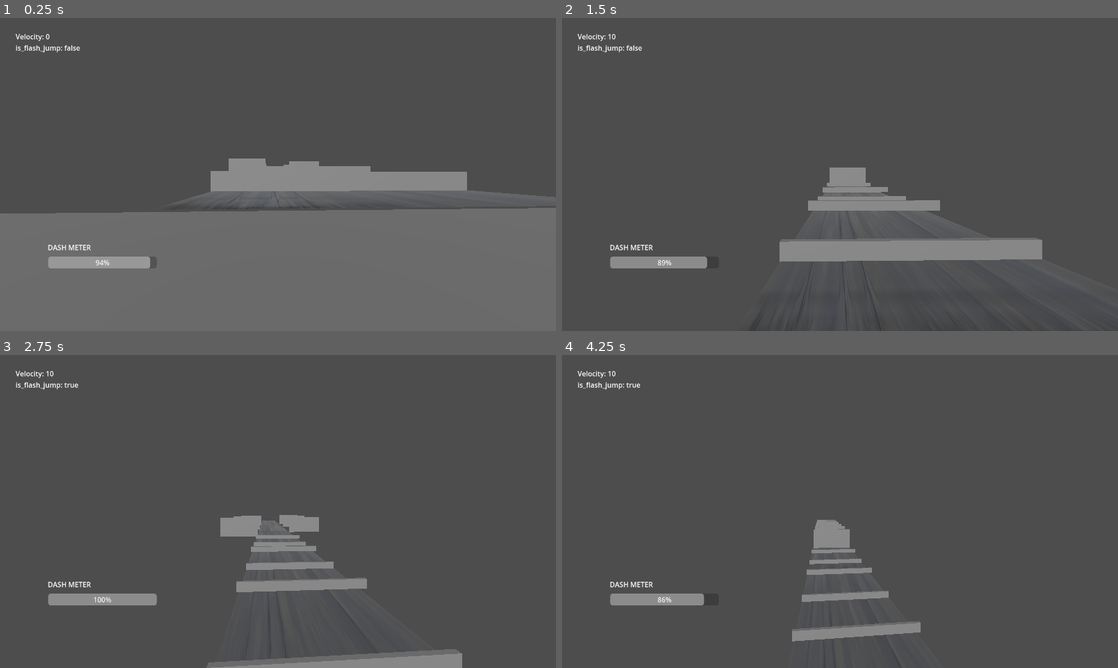
Above: before the commit, frames 1-4 (two rows, left to right).
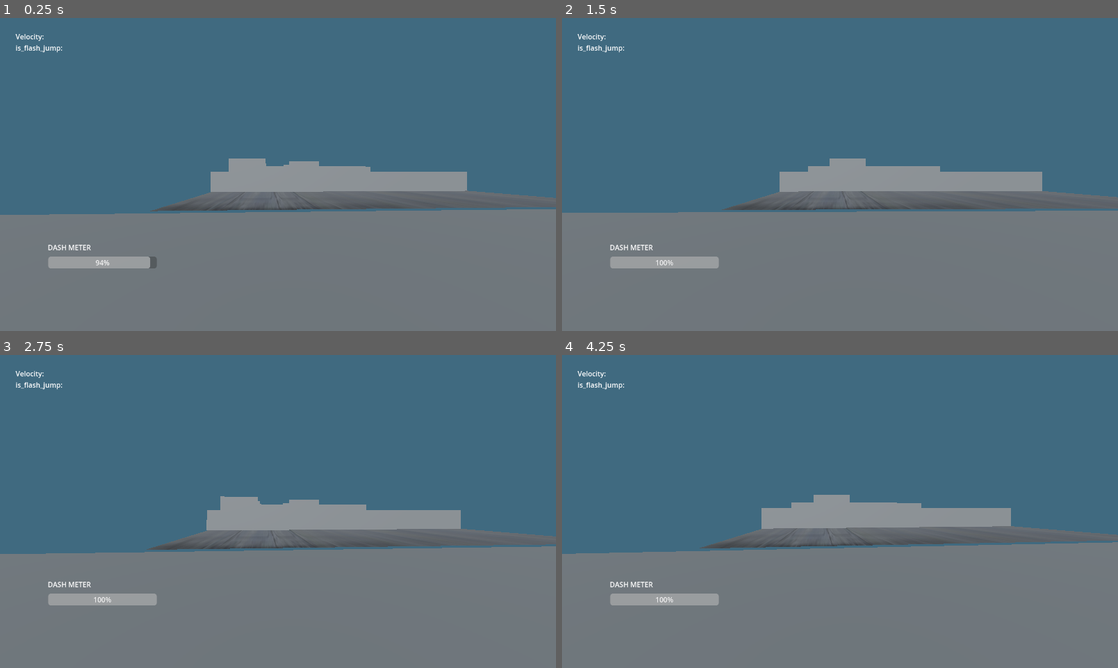
Above: after the commit, the same moments.

Repository: BeatMil/BeansRunner
Game: Godot game, scene res://scenes/stage01.tscn
Same seed, same stepped clock (60 frames per second), same inputs: the game is played once before the commit and once after it. The project has no main scene, so this scene is started directly.
Inputs (mouse positions are in pixels of both pictures, inside the frame that each line leads up to):
- Up to frame 1 (0.25 s): no input
- Up to frame 2 (1.5 s): tap Enter (ui_accept) at 0.5, 0.77, 0.8, 1.07, 1.35 s; move the mouse to (867, 174) at 0.52 s; hold Shift (dash) 0.53-1.28 s; hold Q (float_up) from 0.53 s (still down); move the mouse to (812, 174) at 1.27 s
- Up to frame 3 (2.75 s): keep holding Q (float_up); tap Enter (ui_accept) at 1.52, 1.82, 2.3 s; tap Shift (dash) at 1.55 s; move the mouse to (289, 505) at 2.02 s; tap Ctrl (crouch) at 2.1 s
- Up to frame 4 (4.25 s): keep holding Q (float_up); move the mouse to (834, 517) at 2.77 s; tap Shift (dash) at 2.85 s; tap Enter (ui_accept) at 3.02, 3.32, 3.77, 3.8, 4.07 s; move the mouse to (878, 514) at 3.52 s; hold Shift (dash) from 3.53 s (still down)

The runs differ from the first frame. In frame 1, 55% of the frame differs, in the area x 0-100%, y 0-63%; in frame 2, 96%; in frame 3, 96%; in frame 4, 98%, in the area x 0-100%, y 0-100%.
Error after the commit: Invalid access to property or key 'time_left' on a base object of type 'null instance'. (res://scripts/CharacterBody3D.gd:51)

Commit message:
Add coyote jump
finally yeaa

Diff:
--- a/Player.tscn
+++ b/Player.tscn
@@ -12,6 +12,25 @@
 [sub_resource type="CapsuleShape3D" id="CapsuleShape3D_gtfmq"]
 radius = 0.6
 
+[sub_resource type="Animation" id="Animation_pveuh"]
+resource_name = "dash"
+length = 0.8
+tracks/0/type = "audio"
+tracks/0/imported = false
+tracks/0/enabled = true
+tracks/0/path = NodePath("AnimationPlayer/AudioStreamPlayer")
+tracks/0/interp = 1
+tracks/0/loop_wrap = true
+tracks/0/keys = {
+"clips": [{
+"end_offset": 0.0,
+"start_offset": 0.0,
+"stream": ExtResource("3_svm22")
+}],
+"times": PackedFloat32Array(0)
+}
+tracks/0/use_blend = true
+
 [sub_resource type="Animation" id="Animation_elvp5"]
 resource_name = "flashjump"
 length = 0.2
@@ -26,25 +45,6 @@
 "end_offset": 0.0,
 "start_offset": 0.0,
 "stream": ExtResource("2_cqbtq")
-}],
-"times": PackedFloat32Array(0)
-}
-tracks/0/use_blend = true
-
-[sub_resource type="Animation" id="Animation_pveuh"]
-resource_name = "dash"
-length = 0.8
-tracks/0/type = "audio"
-tracks/0/imported = false
-tracks/0/enabled = true
-tracks/0/path = NodePath("AnimationPlayer/AudioStreamPlayer")
-tracks/0/interp = 1
-tracks/0/loop_wrap = true
-tracks/0/keys = {
-"clips": [{
-"end_offset": 0.0,
-"start_offset": 0.0,
-"stream": ExtResource("3_svm22")
 }],
 "times": PackedFloat32Array(0)
 }
@@ -500,6 +500,10 @@
 wait_time = 0.5
 one_shot = true
 
+[node name="CoyoteTimer" type="Timer" parent="."]
+wait_time = 0.1
+one_shot = true
+
 [node name="AnimationPlayer" type="AnimationPlayer" parent="."]
 libraries = {
 "": SubResource("AnimationLibrary_fscg8")
@@ -536,3 +540,4 @@
 [connection signal="body_entered" from="Area3D" to="." method="_on_area_3d_body_entered"]
 [connection signal="timeout" from="FlashJumpTimer" to="." method="_on_flash_jump_timer_timeout"]
 [connection signal="timeout" from="StunnedTimer" to="." method="_on_stunned_timer_timeout"]
+[connection signal="timeout" from="CoyoteTimer" to="." method="_on_coyote_timer_timeout"]
--- a/scenes/stage01.tscn
+++ b/scenes/stage01.tscn
@@ -1,9 +1,15 @@
-[gd_scene load_steps=14 format=3 uid="uid://bwwscdkeq574o"]
+[gd_scene load_steps=16 format=3 uid="uid://bwwscdkeq574o"]
 
 [ext_resource type="PackedScene" uid="uid://cf5tjf413rmov" path="res://Player.tscn" id="1_pjvnp"]
 [ext_resource type="Texture2D" uid="uid://b58bsyybtfgv4" path="res://Metal_Panels_009_basecolor.jpg" id="3_054f7"]
 [ext_resource type="PackedScene" uid="uid://ctvnvdkyaofbx" path="res://nodes/moving_wall.tscn" id="3_k01xf"]
+[ext_resource type="PackedScene" uid="uid://bnvhtvhkiqiom" path="res://nodes/floor_block.tscn" id="5_dwsa0"]
 [ext_resource type="PackedScene" uid="uid://xf44hns877ro" path="res://scenes/apple_2.tscn" id="5_spaby"]
+
+[sub_resource type="Environment" id="Environment_hj78e"]
+background_mode = 1
+background_color = Color(0.25098, 0.415686, 0.501961, 1)
+ambient_light_color = Color(0.662745, 0.486275, 0.533333, 1)
 
 [sub_resource type="BoxMesh" id="BoxMesh_rp2ab"]
 size = Vector3(1, 3, 40)
@@ -24,16 +30,19 @@
 [sub_resource type="PlaneMesh" id="PlaneMesh_ittsi"]
 size = Vector2(40, 600)
 
+[sub_resource type="PhysicsMaterial" id="PhysicsMaterial_fw6xu"]
+rough = true
+
 [sub_resource type="BoxShape3D" id="BoxShape3D_skjrf"]
 size = Vector3(20, 1, 20)
 
 [sub_resource type="BoxMesh" id="BoxMesh_rsmsr"]
 size = Vector3(20, 1, 20)
 
-[sub_resource type="PhysicsMaterial" id="PhysicsMaterial_fw6xu"]
-rough = true
+[node name="stage01" type="Node3D"]
 
-[node name="stage01" type="Node3D"]
+[node name="WorldEnvironment" type="WorldEnvironment" parent="."]
+environment = SubResource("Environment_hj78e")
 
 [node name="CharacterBody3D" parent="." instance=ExtResource("1_pjvnp")]
 transform = Transform3D(-0.052754, 0, -0.998608, 0, 1, 0, 0.998608, 0, -0.052754, 7.1722, 1.58671, -33.2707)
@@ -133,36 +142,34 @@
 [node name="CollisionShape3D" type="CollisionShape3D" parent="Map/floor9"]
 shape = SubResource("BoxShape3D_6ajli")
 
+[node name="MoreMap" type="Node3D" parent="."]
+transform = Transform3D(1, 0, 0, 0, 1, 0, 0, 0, 1, -36.5356, 1.52588e-05, -17.2374)
+
 [node name="MovingWalls" type="Node3D" parent="."]
 
 [node name="MovingWall" parent="MovingWalls" instance=ExtResource("3_k01xf")]
 transform = Transform3D(1, 0, 0, 0, 1, 0, 0, 0, 1, 212, 10, -61)
+time_before_start = 1.0
 
 [node name="MovingWall2" parent="MovingWalls" instance=ExtResource("3_k01xf")]
 transform = Transform3D(1, 0, 0, 0, 1, 0, 0, 0, 1, 294.542, 10, -61)
+time_before_start = 3.0
 
 [node name="MovingWall3" parent="MovingWalls" instance=ExtResource("3_k01xf")]
 transform = Transform3D(1, 0, 0, 0, 1, 0, 0, 0, 1, 383.375, 10, -61)
+time_before_start = 5.0
 
 [node name="MovingWall4" parent="MovingWalls" instance=ExtResource("3_k01xf")]
 transform = Transform3D(-1, 0, -8.74228e-08, 0, 1, 0, 8.74228e-08, 0, -1, 253.375, 10, 19)
+time_before_start = 2.0
 
 [node name="MovingWall5" parent="MovingWalls" instance=ExtResource("3_k01xf")]
 transform = Transform3D(-1, 0, -8.74228e-08, 0, 1, 0, 8.74228e-08, 0, -1, 345.036, 10, 19)
+time_before_start = 4.0
 
 [node name="MovingWall6" parent="MovingWalls" instance=ExtResource("3_k01xf")]
 transform = Transform3D(-1, 0, -8.74228e-08, 0, 1, 0, 8.74228e-08, 0, -1, 417.994, 10, 19)
-
-[node name="StaticBody3D" type="StaticBody3D" parent="."]
-transform = Transform3D(0.965926, 0.258819, 0, -0.258819, 0.965926, 0, 0, 0, 1, 19, 0, 13)
-metadata/_edit_group_ = true
-
-[node name="CollisionShape3D" type="CollisionShape3D" parent="StaticBody3D"]
-transform = Transform3D(0.5, -0.866025, 0, 0.866025, 0.5, 0, 0, 0, 1, 0, 0, 0)
-shape = SubResource("BoxShape3D_skjrf")
-
-[node name="MeshInstance3D" type="MeshInstance3D" parent="StaticBody3D/CollisionShape3D"]
-mesh = SubResource("BoxMesh_rsmsr")
+time_before_start = 6.0
 
 [node name="StaticBody3D2" type="StaticBody3D" parent="."]
 transform = Transform3D(0.988923, 0.148431, 0, -0.148431, 0.988923, 0, 0, 0, 1, -3.61585, -1.90735e-06, 8.54032)
@@ -175,3 +182,14 @@
 
 [node name="MeshInstance3D" type="MeshInstance3D" parent="StaticBody3D2/CollisionShape3D"]
 mesh = SubResource("BoxMesh_rsmsr")
+
+[node name="MoreMap2" type="Node3D" parent="."]
+
+[node name="floor_block" parent="MoreMap2" instance=ExtResource("5_dwsa0")]
+transform = Transform3D(1, 0, 0, 0, 1, 0, 0, 0, 1, -29, 0, -10)
+
+[node name="floor_block2" parent="MoreMap2" instance=ExtResource("5_dwsa0")]
+transform = Transform3D(1, 0, 0, 0, 1, 0, 0, 0, 1, -84, 0, -10)
+
+[node name="floor_block3" parent="MoreMap2" instance=ExtResource("5_dwsa0")]
+transform = Transform3D(1, 0, 0, 0, 1, 0, 0, 0, 1, -135, 7, -21)
--- a/scripts/CharacterBody3D.gd
+++ b/scripts/CharacterBody3D.gd
@@ -14,6 +14,7 @@
 var is_flash_jump = false
 var is_stunned = false
 var can_double_jump = true
+var coyote_jump_helper = true
 
 # pov helper
 var is_pov_up = false
@@ -47,8 +48,12 @@
 	# Add the gravity.
 	if not is_on_floor():
 		velocity.y -= gravity * 8 * delta
+		if $ioyoteTimer.time_left == 0 and coyote_jump_helper:
+			$CoyoteTimer.start()
+			coyote_jump_helper = false
 	elif is_on_floor():
 		can_double_jump = true
+		coyote_jump_helper = true
 		if $CrouchDashTimer.time_left > 0:
 			is_flash_jump = true
 		else:
@@ -77,18 +82,24 @@
 		is_dashing = false
 
 	# Handle Jump.
-	if Input.is_action_just_pressed("ui_accept") and is_on_floor():
+	if Input.is_action_just_pressed("jump") and is_on_floor():
 		velocity.y = JUMP_VELOCITY
+		# Stop coyote jump
+		coyote_jump_helper = false
 
 		if can_flash_jump == true:
 			is_flash_jump = true
 			$AnimationPlayer.play("flashjump")
 
+	# Handle Coyote Jump.
+	if Input.is_action_just_pressed("jump") and not is_on_floor() and $CoyoteTimer.time_left > 0:
+		velocity.y = JUMP_VELOCITY
+		$CoyoteTimer.stop()
+		can_double_jump = true
 	# Handle Double Jump.
-	if Input.is_action_just_pressed("ui_accept") and not is_on_floor() and can_double_jump:
+	elif Input.is_action_just_pressed("jump") and not is_on_floor() and can_double_jump:
 		velocity.y = JUMP_VELOCITY
 		can_double_jump = false
-
 
 	# Handle Crouch
 	if Input.is_action_just_pressed("crouch"):
@@ -104,7 +115,6 @@
 	var input_dir = Input.get_vector("ui_left", "ui_right", "ui_up", "ui_down")
 	if is_stunned:
 		input_dir = Vector2.ZERO
-
 	var direction = (transform.basis * Vector3(input_dir.x, 0, input_dir.y)).normalized()
 	if direction:
 		# velocity.x = direction.x * final_speed
@@ -178,7 +188,14 @@
 		is_stunned = true
 		$StunnedTimer.start()
 		$SoundPlayer2.play("hit_wall")
+	elif body.is_in_group("crushing_ceiling"):
+		position = $"../SpawnPoint".position
+		$head.rotation = Vector3.ZERO
 
 
 func _on_stunned_timer_timeout():
 	is_stunned = false
+
+
+func _on_coyote_timer_timeout():
+	pass
